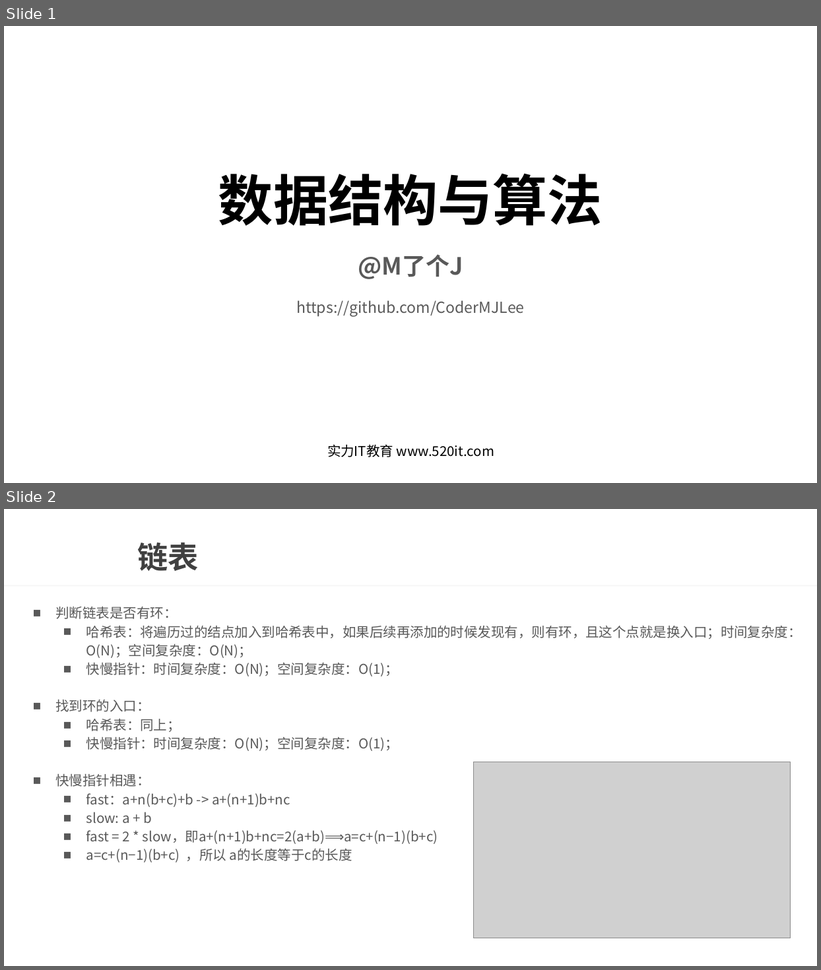
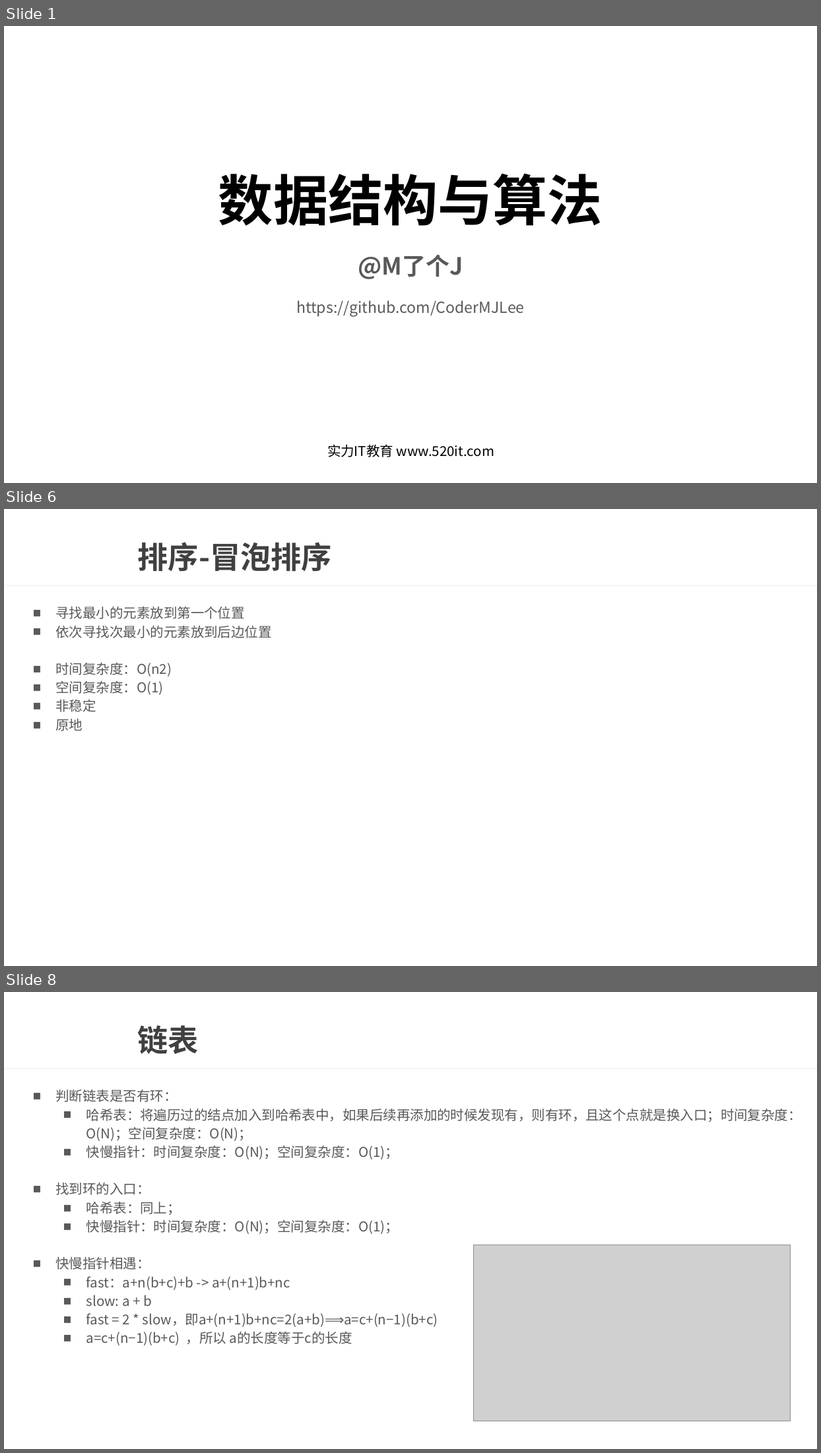
Before and after one commit to wtj900/wtj900.github.io, a slide deck: file/面试文档/13-数据结构与算法.pptx. Shown one above the other, each under a label of ours: slides 1 and 2 before the commit, slides 1, 6 and 8 after it; the slides between them are not shown. The pictures are 821x970 and 821x1453 pixels, drawn with LibreOffice and Linux fonts; fonts in the diff are those of the drawing; grey boxes stand for pictures; background and template pictures are left out. Boxes give left, top, right and bottom in pixels: in the first picture for what was removed or moved away, otherwise in the second. Text is boxed around its words. In the diff, an @@ line names an element or a change of style, - is before the commit and + after.

```diff
--- a/file/面试文档/13-数据结构与算法.pptx
+++ b/file/面试文档/13-数据结构与算法.pptx
@@ slide 6 added at (4, 509, 817, 966), background picture (left out); not listed: 1 template element that a slide beside it also shows @@
@@ title added at (138, 542, 332, 571), 36 pt, text #404040, bold @@
+排序-冒泡排序
@@ text added at (55, 606, 271, 731), 16 pt, text #595959 @@
+■ 寻找最小的元素放到第一个位置
+■ 依次寻找次最小的元素放到后边位置
+■ 时间复杂度：O(n2)
+■ 空间复杂度：O(1)
+■ 非稳定
+■ 原地
@@ what was slide 2 is now slide 8 @@
```
Also in this commit, not shown: 5 other slides added, 2 slides removed.
